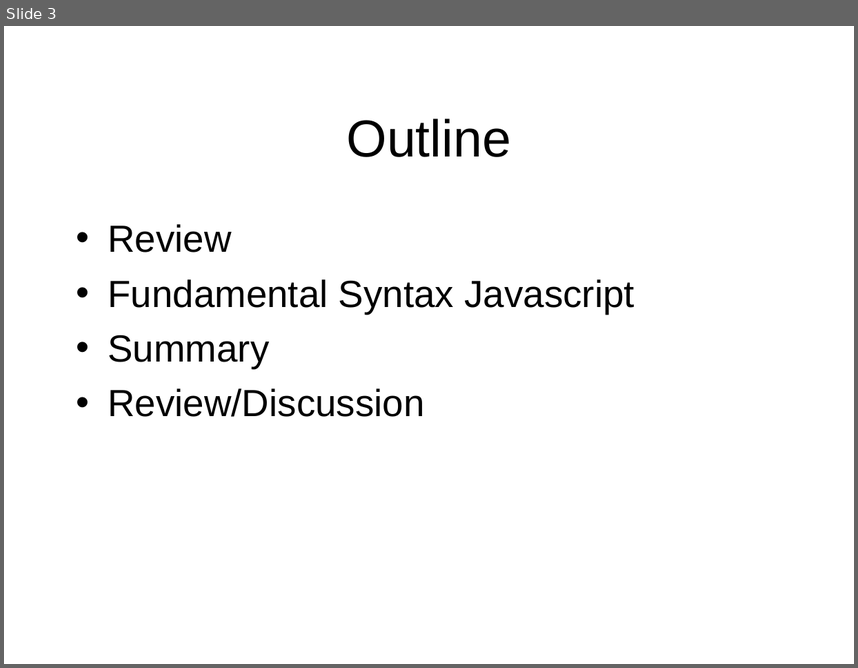
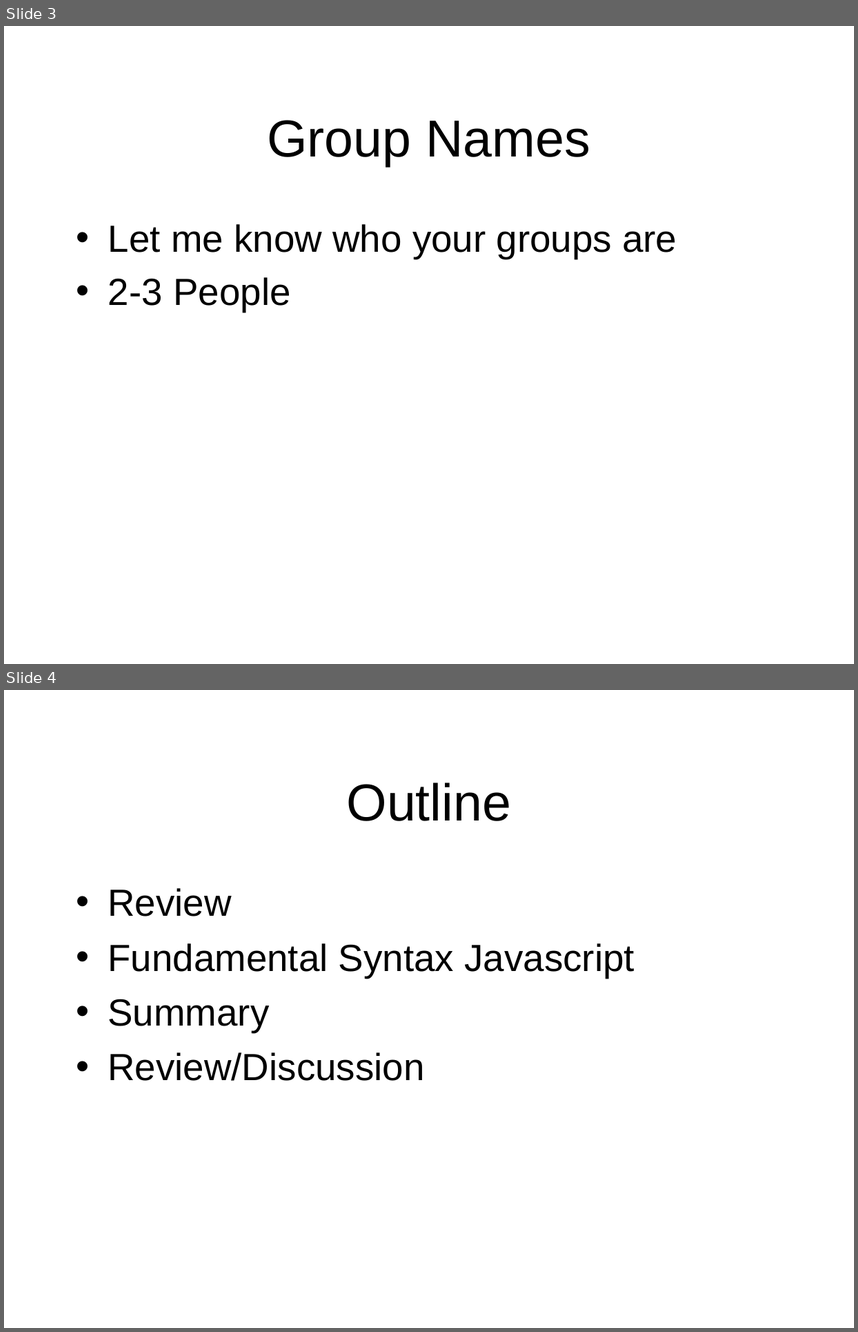
Before and after one commit to octaviordz/zjnu2017.github.io, a slide deck: WAD/lectures/100--Javascript.Syntax.pptx. Shown one above the other, each under a label of ours: slide 3 before the commit, slides 3 and 4 after it. The pictures are 858x668 and 858x1332 pixels, drawn with LibreOffice and Linux fonts; fonts in the diff are those of the drawing. Boxes give left, top, right and bottom in pixels: in the first picture for what was removed or moved away, otherwise in the second. Text is boxed around its words. In the diff, an @@ line names an element or a change of style, - is before the commit and + after.

```diff
--- a/WAD/lectures/100--Javascript.Syntax.pptx
+++ b/WAD/lectures/100--Javascript.Syntax.pptx
@@ slide 3 added at (4, 26, 854, 664), background #FFFFFF @@
@@ title added at (267, 120, 590, 166), 44 pt, text #000000 @@
+Group Names
@@ text added at (108, 224, 677, 312), 32 pt, text #000000 @@
+• Let me know who your groups are
+• 2-3 People
@@ what was slide 3 is now slide 4 @@
```
Also in this commit, not shown: 11 slides changed, 5 other slides added, 2 slides removed.
